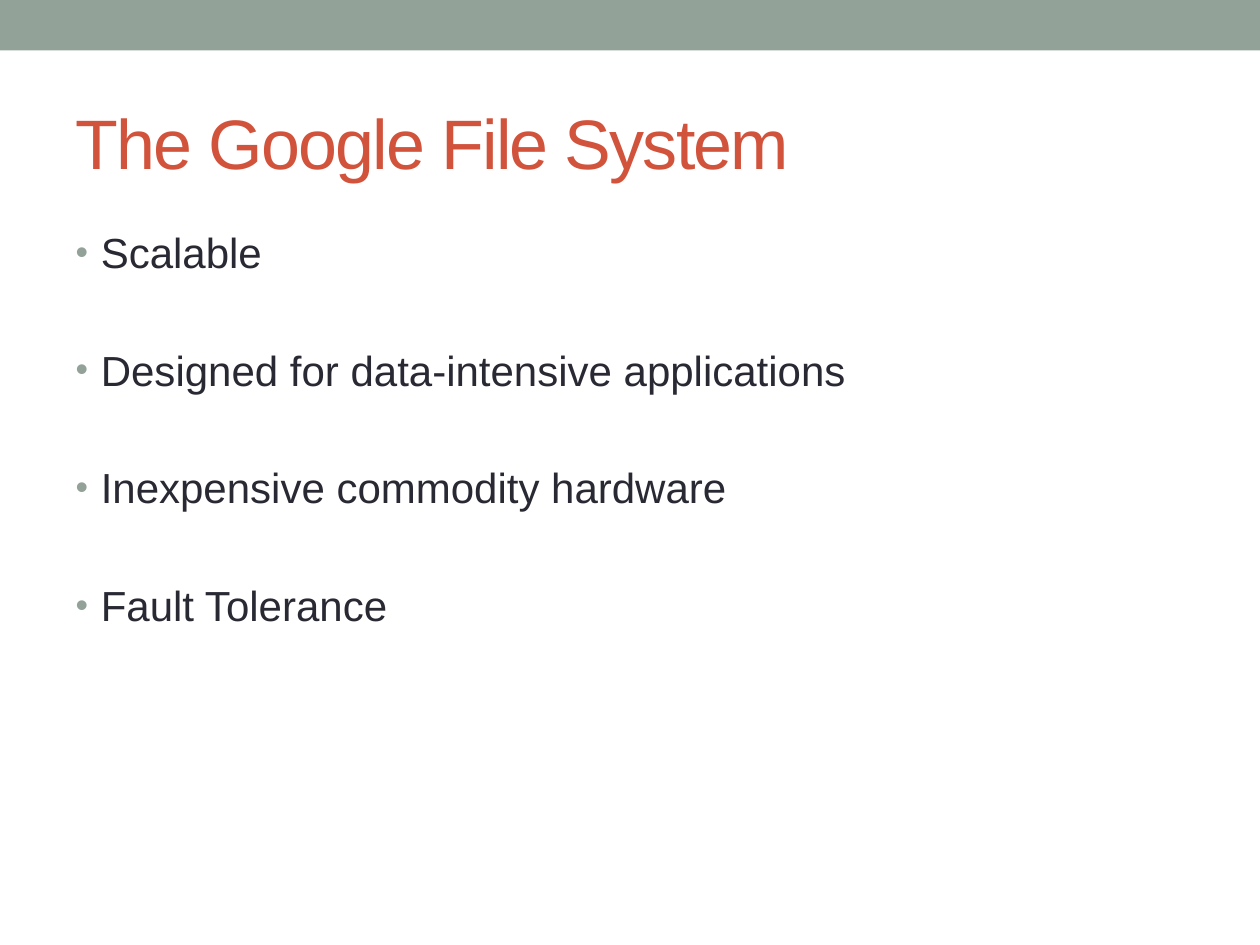
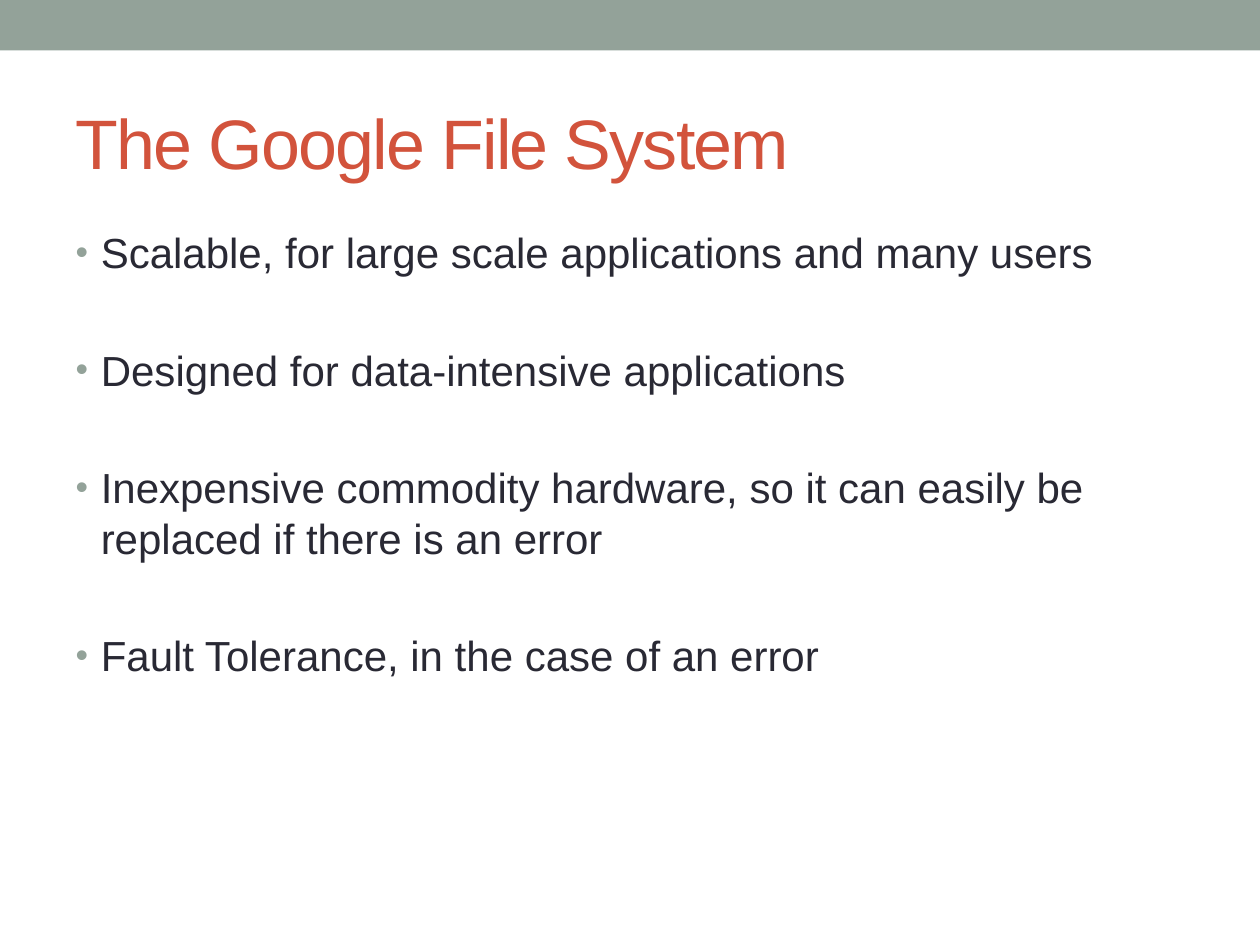
Before and after one commit to dcods22/DatabaseSystems, a slide deck: slide 2 of Big Data/Big Data Presentation.pptx. Drawn at 1260x945 pixels with LibreOffice and Linux fonts; fonts in the diff are those of the drawing. Boxes give left, top, right and bottom in pixels: in the first picture for what was removed or moved away, otherwise in the second. Text is boxed around its words. In the diff, an @@ line names an element or a change of style, - is before the commit and + after.

```diff
--- a/Big Data/Big Data Presentation.pptx
+++ b/Big Data/Big Data Presentation.pptx
@@ text at <box>101,237,1093,277</box>: text changed @@
-• Scalable
+• Scalable, for large scale applications and many users
@@ text at <box>101,472,1084,677</box>: text changed @@
-• Inexpensive commodity hardware
-• Fault Tolerance
+• Inexpensive commodity hardware, so it can easily be replaced if there is an error
+• Fault Tolerance, in the case of an error
```
Also in this commit, not shown: 3 other slides changed, 2 other files.
